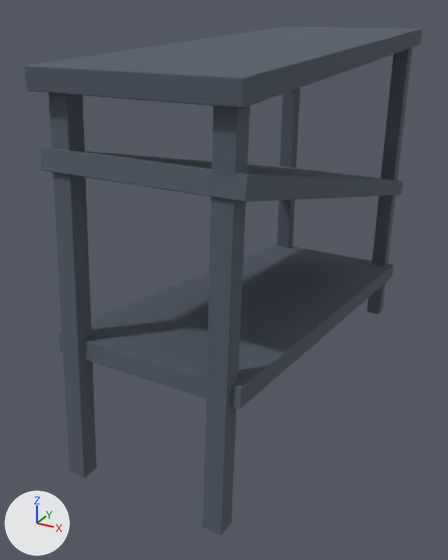
The OBJ model public/kaputtesMetallregal/kaputtesMetallregal.obj as it was, and as the next commit left it.
Before and after are seen from a camera (50 mm lens) standing at (-1.47, -7.95, 8.89) and looking at (-8.0, 3.92, 2.95). Lighting does not change. The marker at lower left points along +X, +Y and +Z. Where no turn or scale is listed for an object, it has been applied to the vertices.

Script lines for the objects in view, before the commit:
```python
me_280310_23_05_25_06_43_01_0 = bpy.data.meshes.new('280310_23_05_25_06_43_01_0')
me_280310_23_05_25_06_43_01_0.from_pydata(...)  # 5773 vertices, 11566 faces; spans x -9.44..-5.44, y -0.51..10.2, z 0.0..8.37
me_280310_23_05_25_06_43_01_0.materials.append(mat_280310_23_05_25_06_43_01_0)  # picture img_280310_23_05_25_06_43_01_0_color_png
ob_280310_23_05_25_06_43_01_0 = bpy.data.objects.new('280310_23_05_25_06_43_01_0', me_280310_23_05_25_06_43_01_0)
ob_280310_23_05_25_06_43_01_0.location = (0.0, 0.0, 0.0)
```
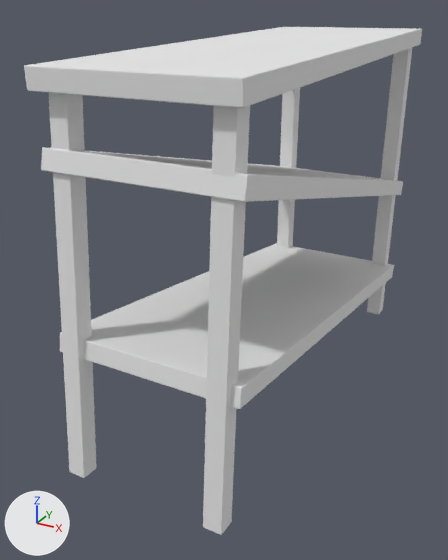
Changed parts and their boxes (x1, y1, x2, y2) in the pictures (448 x 560 px):
'280310_23_05_25_06_43_01_0', recoloured (blue to grey)
    both: (24, 27, 422, 535)

What the commit changed:
Material 'kaputtesMetallregal' (mat_kaputtesmetallregal) is new.
Its base color is (0.8, 0.8, 0.8) (white #e7e7e7).
Its roughness is 1.0.
me_280310_23_05_25_06_43_01_0 has 5773 vertices, 11566 faces and spans x -9.44..-5.44, y -0.51..10.2, z 0.0..8.37.
me_280310_23_05_25_06_43_01_0 no longer uses material mat_280310_23_05_25_06_43_01_0 (picture img_280310_23_05_25_06_43_01_0_color_png).
me_280310_23_05_25_06_43_01_0 now uses material mat_kaputtesmetallregal (white #e7e7e7).
